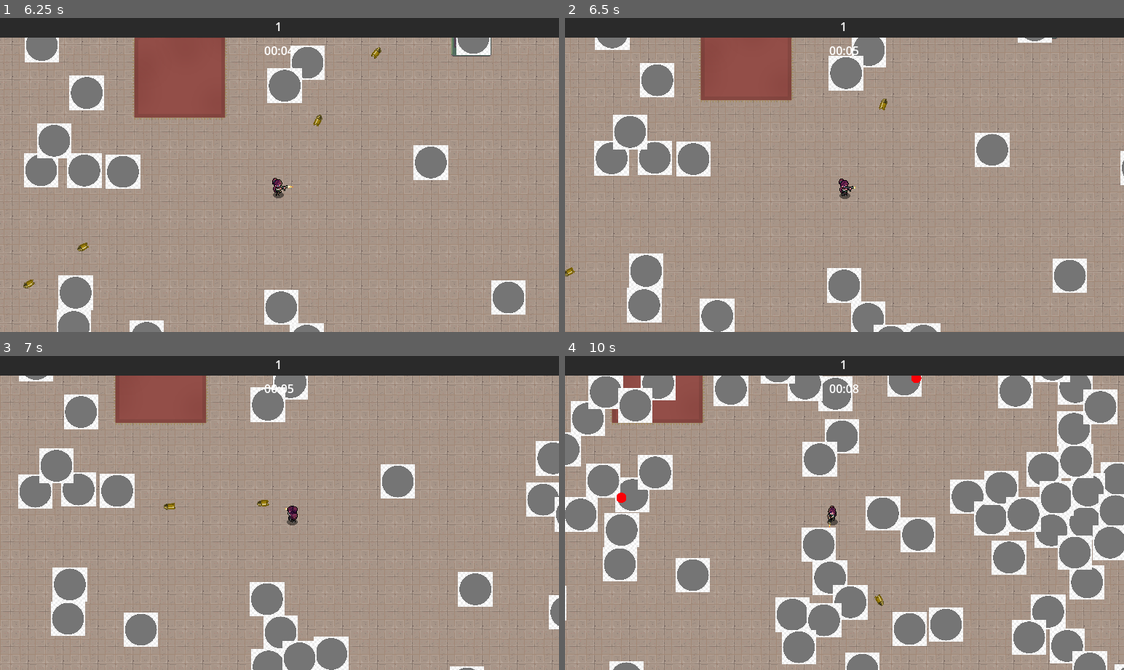
Above: before the commit, frames 1-4 (two rows, left to right).
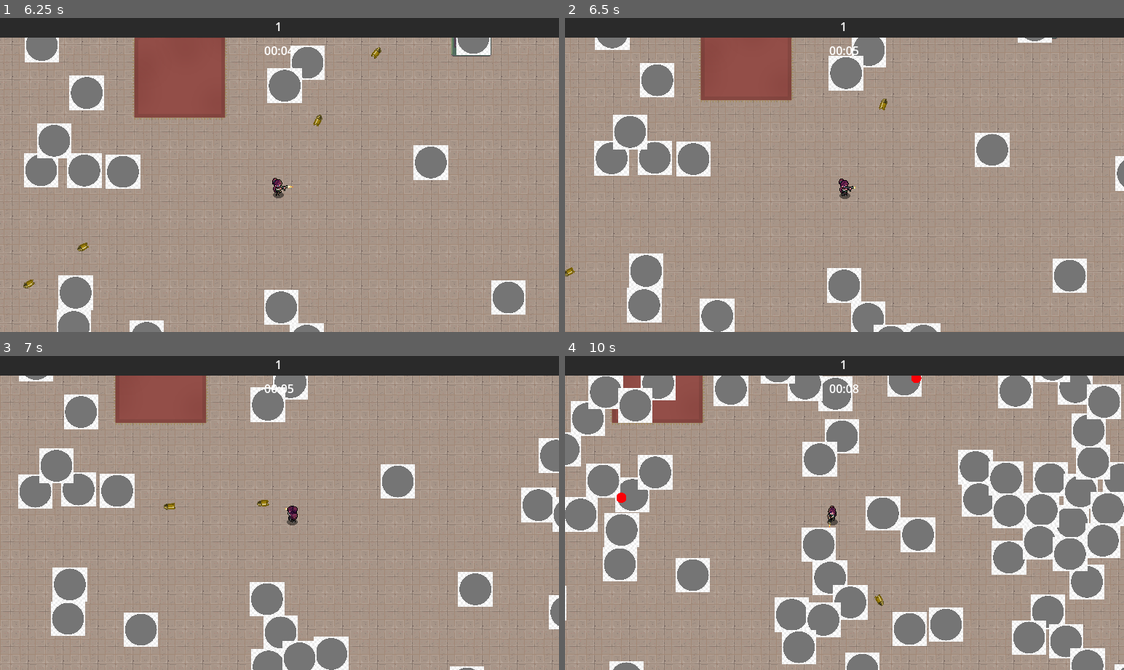
Above: after the commit, the same moments.

Repository: Sylvvs/CoopPuzzle
Game: Godot game, scene res://scenes/logic/scene_handler.tscn
The game is run twice, just before and just after one commit, with the same random seed, the same clock (stepped at 60 frames per second) and the same inputs. The engine's default icon, where the game draws it, is replaced by a stand-in: a white triangle on a blue panel in a dark square.
Inputs (mouse positions are in pixels of both pictures, inside the frame that each line leads up to):
- Up to frame 1 (6.25 s): tap Enter at 0.5 s; move the mouse to (402, 159) at 0.52 s; hold D (right) 0.53-1.25 s; click (402, 159) at 0.6 s; click "X" at 1.25 s; move the mouse to (167, 190) at 2.02 s; hold S (down) 2.03-2.78 s; tap E (interact) at 2.1, 3.6, 5.1 s; move the mouse to (335, 105) at 2.77 s; hold D (right) 2.78-3.53 s; click (335, 105) at 2.85 s; move the mouse to (251, 237) at 3.52 s; hold W (up) 3.53-4.28 s; move the mouse to (447, 222) at 4.27 s; hold A (left) 4.28-5.78 s; click (447, 222) at 4.35 s; move the mouse to (111, 127) at 5.02 s; move the mouse to (307, 175) at 5.77 s; hold S (down) from 5.78 s (still down); click (307, 175) at 5.85 s
- Up to frame 2 (6.5 s): keep holding S (down)
- Up to frame 3 (7 s): move the mouse to (195, 434) at 6.52 s; release S (down) at 6.53 s; hold D (right) from 6.53 s (still down); tap E (interact) at 6.6 s
- Up to frame 4 (10 s): move the mouse to (967, 497) at 7.27 s; release D (right) at 7.28 s; hold W (up) 7.28-8.03 s; click (967, 497) at 7.35 s; move the mouse to (732, 528) at 8.02 s; hold D (right) 8.03-8.78 s; tap E (interact) at 8.1, 9.6 s; move the mouse to (900, 443) at 8.77 s; hold S (down) 8.78-9.53 s; click (900, 443) at 8.85 s; move the mouse to (816, 575) at 9.52 s; hold A (left) from 9.53 s (still down)

Frame 1 is identical in both runs. In frame 2, 0.2% of the frame differs, in the area x 98-100%, y 42-56%; in frame 3, 0.7%; in frame 4, 6.9%, in the area x 4-100%, y 6-100%.

Commit message:
xp pickup animation

Diff:
--- a/project.godot
+++ b/project.godot
@@ -31,6 +31,7 @@
 player=""
 enemies=""
 xp=""
+xp_pickuprange=""
 
 [input]
 
--- a/scenes/player.tscn
+++ b/scenes/player.tscn
@@ -28,7 +28,10 @@
 radius = 15.0
 
 [sub_resource type="CircleShape2D" id="CircleShape2D_g2els"]
-radius = 59.03389
+radius = 15.132746
+
+[sub_resource type="CircleShape2D" id="CircleShape2D_4ni07"]
+radius = 54.00926
 
 [sub_resource type="Animation" id="Animation_i4ail"]
 length = 0.001
@@ -652,7 +655,6 @@
 script = ExtResource("1_g2els")
 
 [node name="CollisionShape2D" type="CollisionShape2D" parent="."]
-visible = false
 shape = SubResource("CircleShape2D_qhqgy")
 
 [node name="Sprite2D" type="Sprite2D" parent="."]
@@ -661,10 +663,14 @@
 region_rect = Rect2(0, 0, 48, 64)
 
 [node name="Area2D" type="Area2D" parent="."]
-visible = false
 
 [node name="CollisionShape2D" type="CollisionShape2D" parent="Area2D"]
 shape = SubResource("CircleShape2D_g2els")
+
+[node name="XPpickuprange" type="Area2D" parent="." groups=["xp_pickuprange"]]
+
+[node name="CollisionShape2D" type="CollisionShape2D" parent="XPpickuprange"]
+shape = SubResource("CircleShape2D_4ni07")
 
 [node name="Gun" parent="." instance=ExtResource("3_qhqgy")]
 visible = false
--- a/xp.gd
+++ b/xp.gd
@@ -1,4 +1,20 @@
 extends Area2D;
 @export var xp_value = 25
 
-var platetr
+var picked_up = false
+
+var player
+
+func _ready() -> void:
+	player = get_tree().get_first_node_in_group('player')
+
+
+
+func _on_area_entered(area: Area2D) -> void:
+	if area.is_in_group('xp_pickuprange'):
+		picked_up = true
+
+func _process(_delta: float) -> void:
+	if picked_up:
+		position.x = move_toward(position.x,player.global_position.x,_delta*75)
+		position.y = move_toward(position.y,player.global_position.y,_delta*75)
--- a/xp/xp.tscn
+++ b/xp/xp.tscn
@@ -16,3 +16,5 @@
 [node name="CollisionShape2D" type="CollisionShape2D" parent="."]
 scale = Vector2(0.99999994, 0.99999994)
 shape = SubResource("CircleShape2D_k7c88")
+
+[connection signal="area_entered" from="." to="." method="_on_area_entered"]
Not shown: 1 places in scenes/player.tscn that only renumber resources
